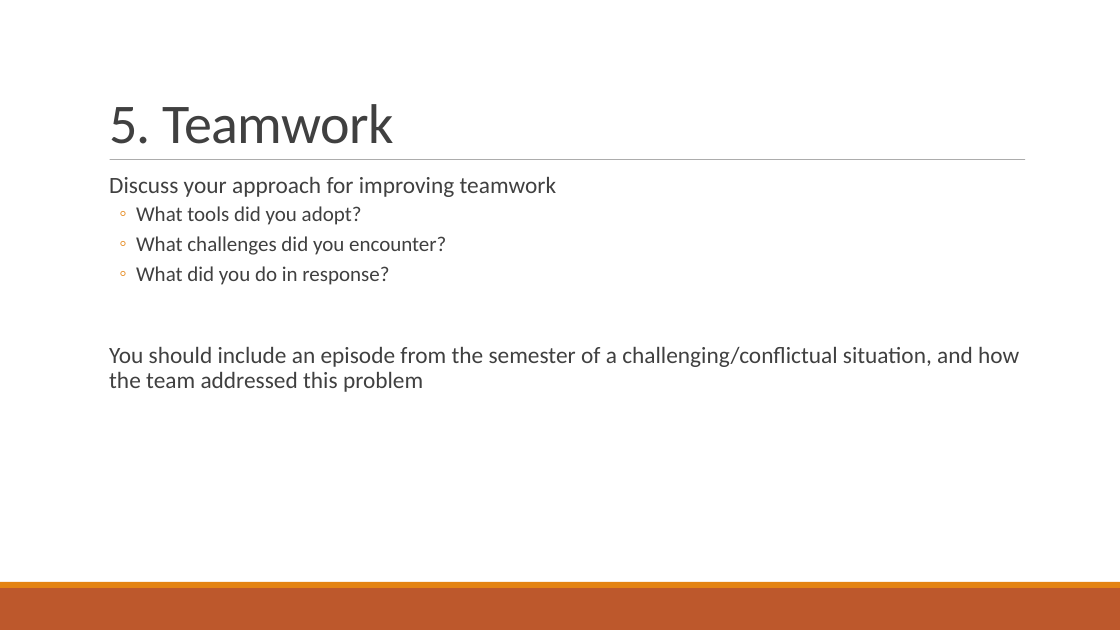
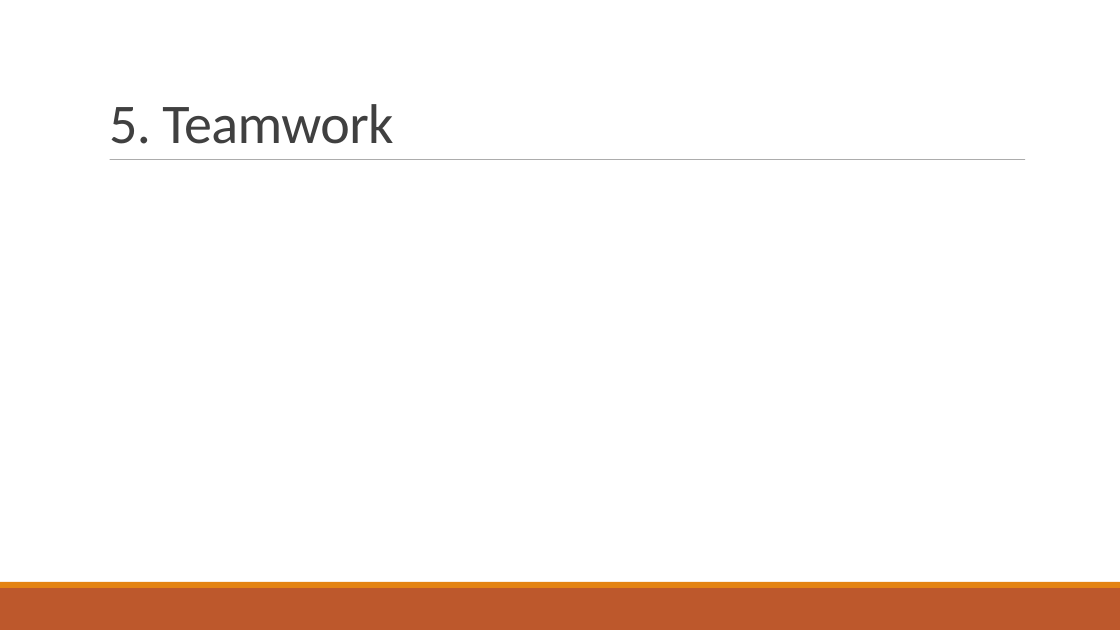
Before and after one commit to LagMechanic/CAB302_WIP, a slide deck: slide 8 of Documents/Presentation.pptx (slide 6 before the commit). Drawn at 1120x630 pixels with LibreOffice and Linux fonts; fonts in the diff are those of the drawing. Boxes give left, top, right and bottom in pixels: in the first picture for what was removed or moved away, otherwise in the second. Text is boxed around its words. In the diff, an @@ line names an element or a change of style, - is before the commit and + after.

```diff
--- a/Documents/Presentation.pptx
+++ b/Documents/Presentation.pptx
@@ text removed at box(109, 177, 1019, 392) @@
-  Discuss your approach for improving teamwork
-  ◦ What tools did you adopt?
-  ◦ What challenges did you encounter?
-  ◦ What did you do in response?
-  You should include an episode from the semester of a challenging/conflictual situation, and how the team addressed this problem
```
Also in this commit, not shown: 5 other slides changed, 3 slides added, 1 slide removed.
